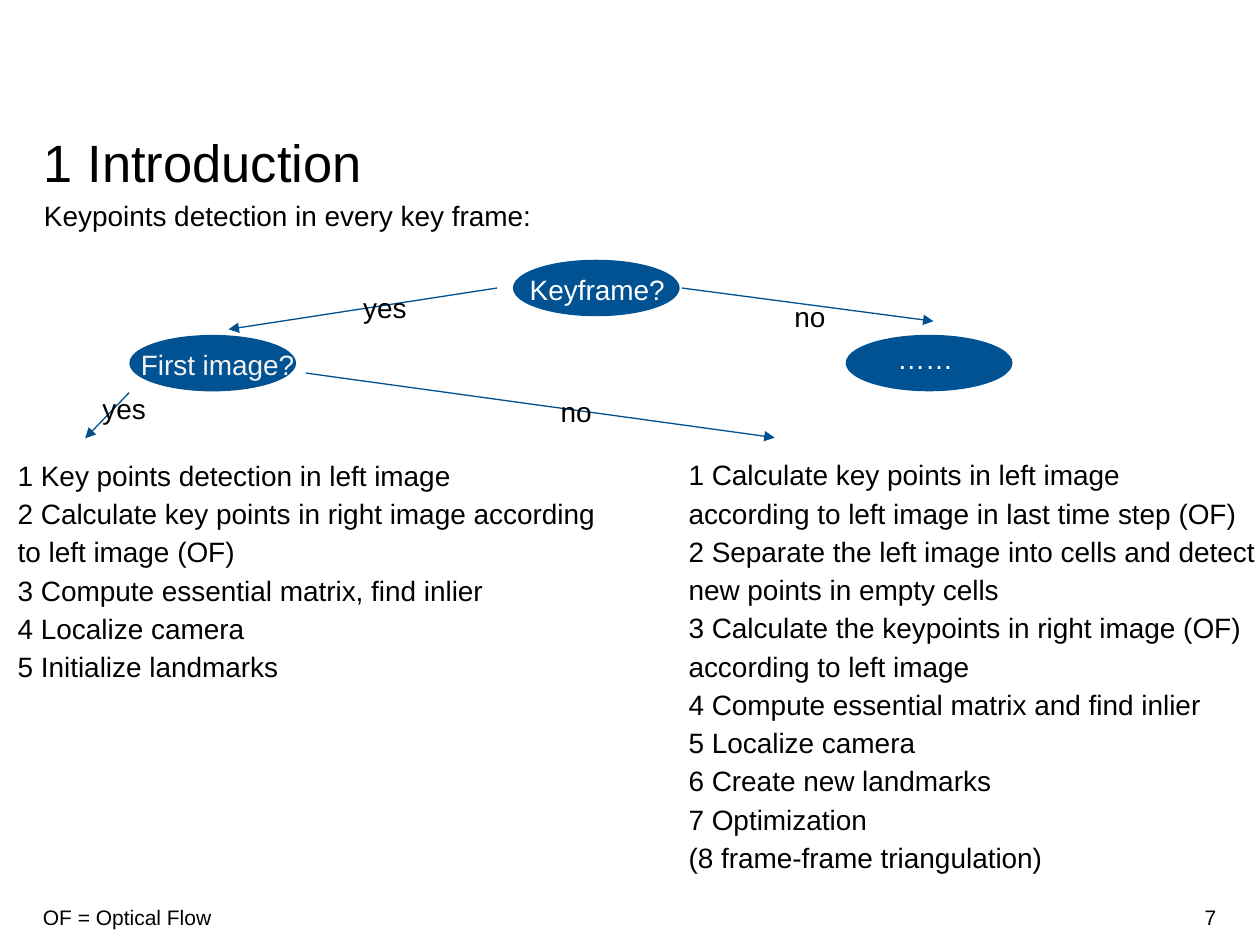
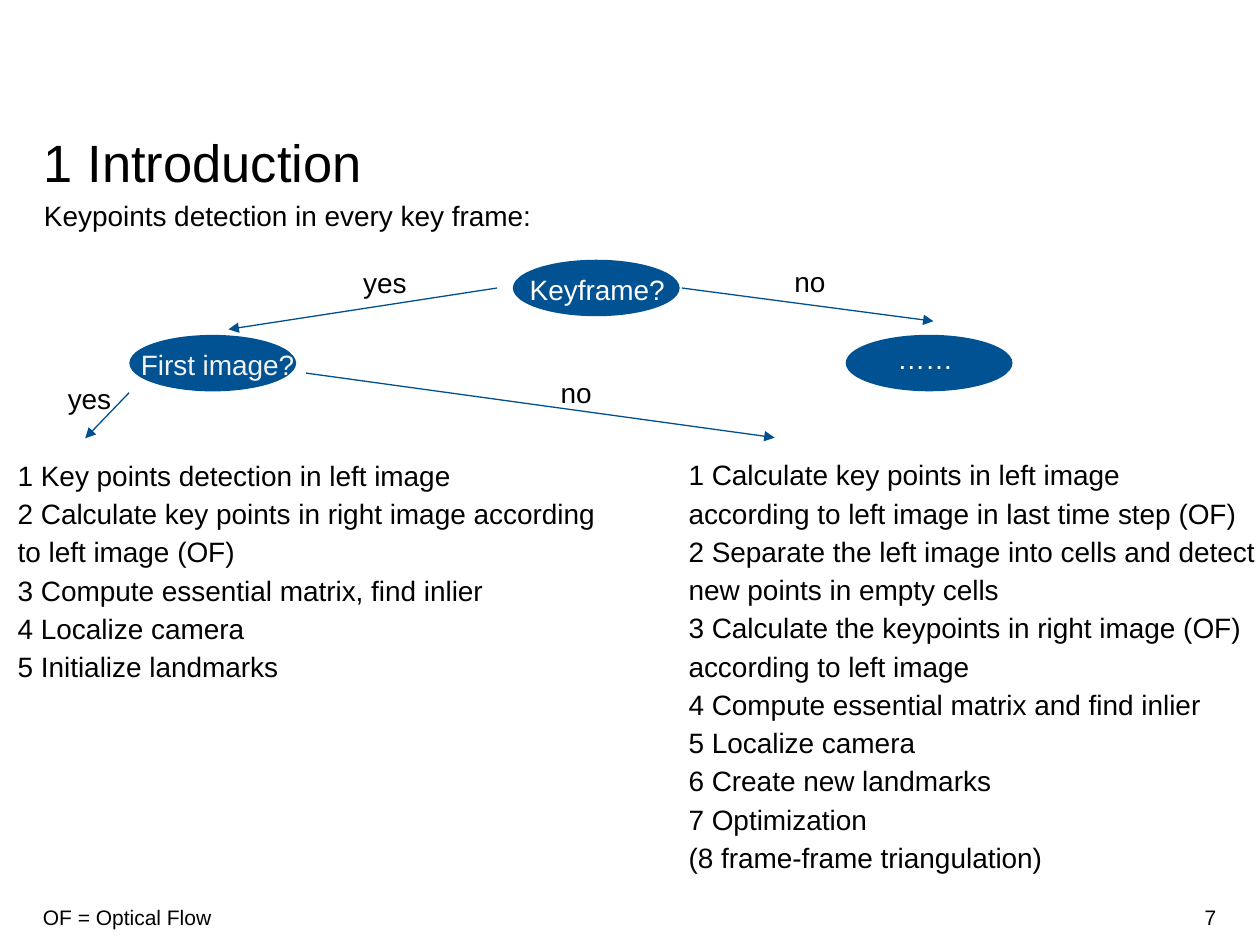
Before and after one commit to Tom-Huang/visual_navigation, a slide deck: slide 7 of Indirect Visual Odometry with Optical Flow.odp. Drawn at 1260x945 pixels with LibreOffice and Linux fonts; fonts in the diff are those of the drawing; background and template pictures are left out. Boxes give left, top, right and bottom in pixels: in the first picture for what was removed or moved away, otherwise in the second. Text is boxed around its words. In the diff, an @@ line names an element or a change of style, - is before the commit and + after.

```diff
--- a/Indirect Visual Odometry with Optical Flow.odp
+++ b/Indirect Visual Odometry with Optical Flow.odp
@@ text "yes": place and size @@
-text "yes" at bbox=[363, 301, 406, 323]
+text "yes" at bbox=[363, 278, 406, 298]
@@ text "no" rewrapped from bbox=[794, 305, 825, 328] to bbox=[794, 277, 825, 293] @@
@@ text "yes" rewrapped from bbox=[102, 397, 145, 424] to bbox=[68, 394, 111, 414] @@
@@ text "no" rewrapped from bbox=[561, 407, 592, 423] to bbox=[561, 388, 592, 408] @@
```
Also in this commit, not shown: 8 other slides changed, 13 slides added, 5 slides removed, 6 other files.
